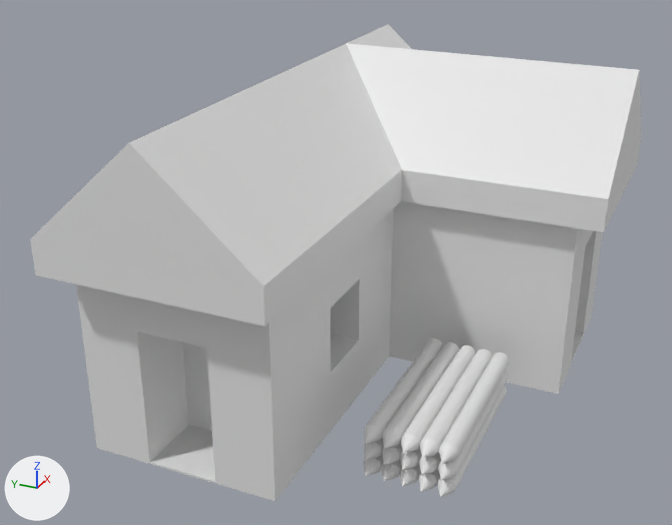
The Blender file GameJam_Models/Javelin_Maker.blend as it was, and as the next commit left it.
One viewpoint serves both versions: a 50 mm camera at (-11.76, -6.01, 6.3) aimed at (-0.42, -0.9, 0.63). Every picture has the same lights, and +X, +Y and +Z are marked at lower left.
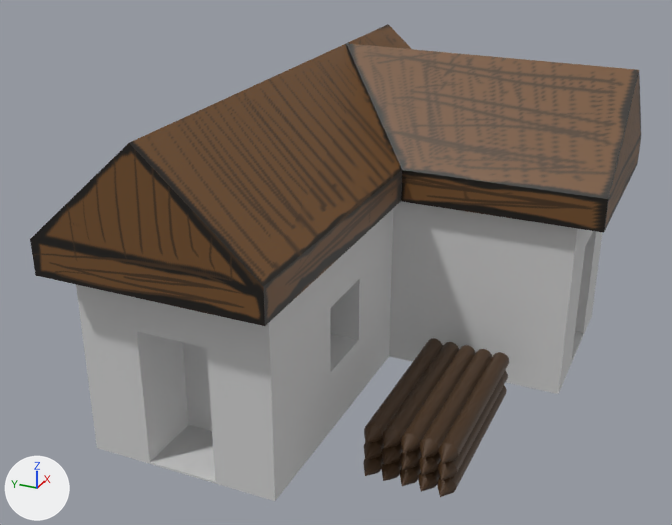
The change, as a diff of the scene's bpy script:
```diff
--- a/GameJam_Models/Javelin_Maker.blend.py
+++ b/GameJam_Models/Javelin_Maker.blend.py
@@ img_jav_roof @@
+img_jav_roof = load_image('Jav-Roof', 'Jav-Roof.png', 1024, 1024, 'sRGB')
@@ img_javs @@
+img_javs = load_image('jAVS', 'jAVS.png', 1024, 1024, 'sRGB')
@@ mat_material @@
+mat_material = principled_material('Material')
+mat_material.texture = img_jav_roof
@@ mat_material_001 @@
+mat_material_001 = principled_material('Material.001')
+mat_material_001.texture = img_javs
@@ me_cone @@
 me_cone.from_pydata(...)  # 975 vertices, 975 faces; spans x -1.0..5.0, y -9.0..1.0, z -20.5..1.0
+me_cone.materials.append(mat_material_001)  # picture img_javs
@@ me_cube_003 @@
 me_cube_003.from_pydata(...)  # 21 vertices, 16 faces; spans x -1.0..1.0, y -2.85..1.0, z -1.0..0.19
+me_cube_003.materials.append(mat_material)  # picture img_jav_roof
```

What differs and where, as boxes (x1, y1, x2, y2) in the pictures (672 x 525 px):
'Cube.002', recoloured (white to brown): (30, 24, 641, 326) in both
'Cone', recoloured (grey to brown): (363, 338, 509, 497) in both
